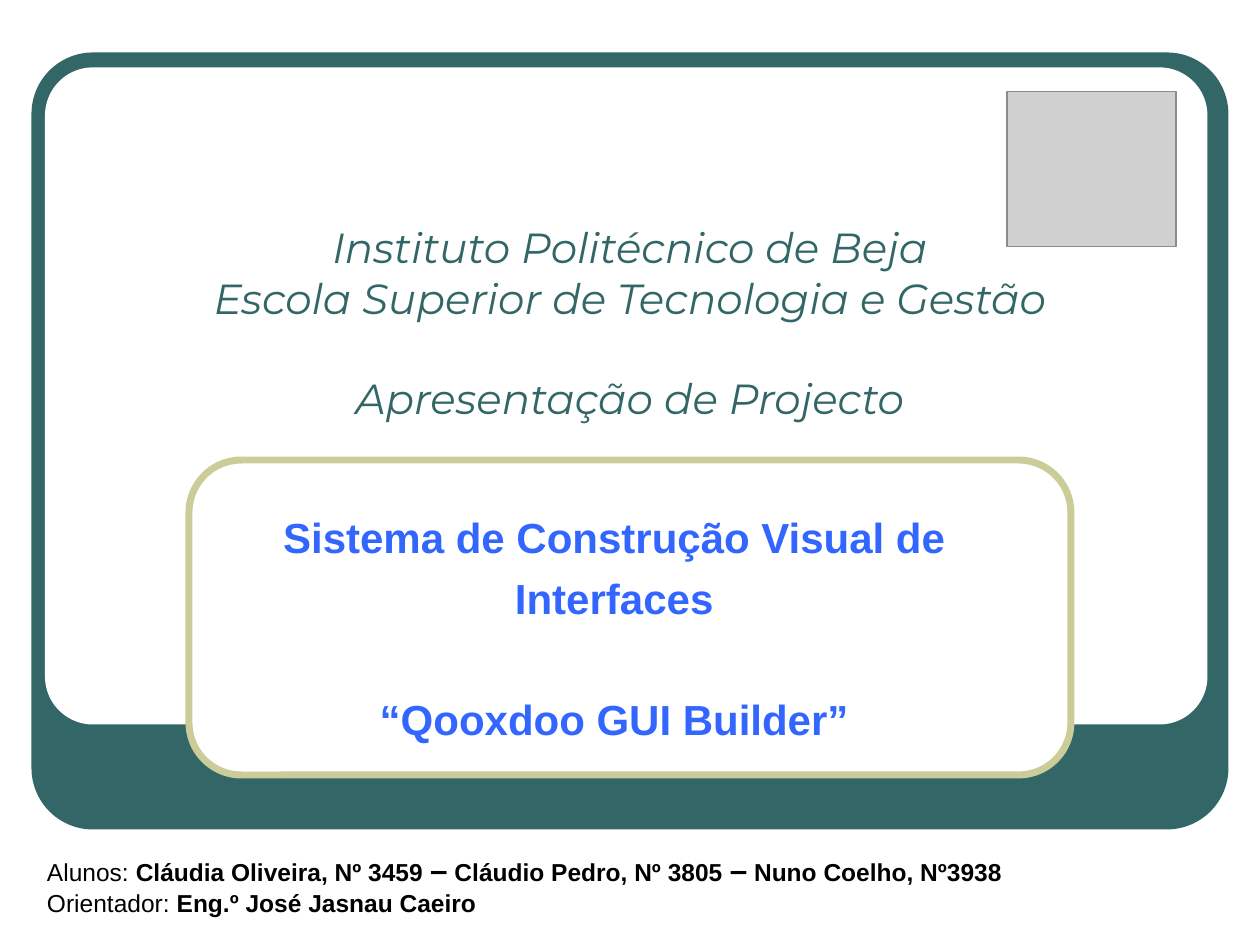
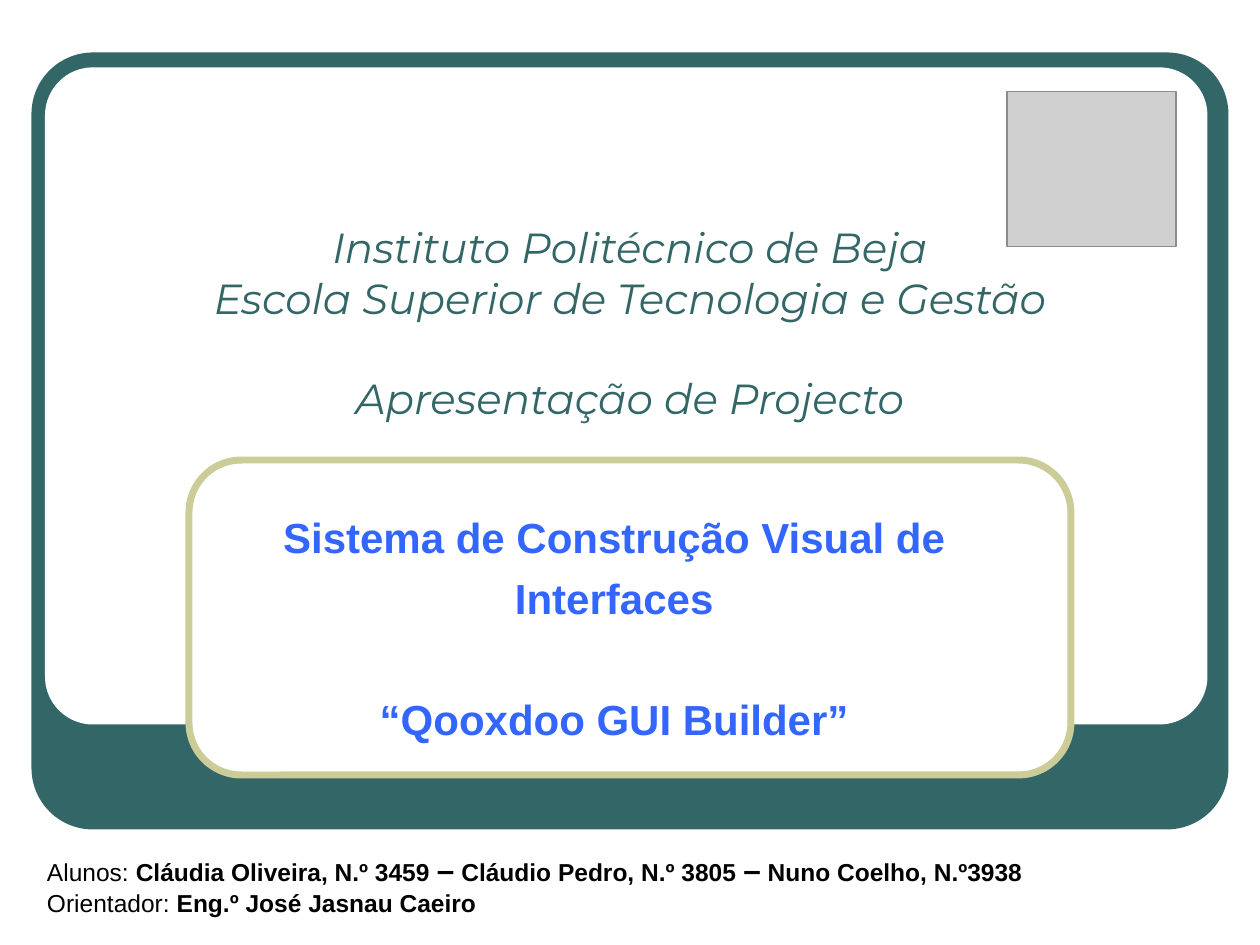
Before and after one commit to cpedro84/qooxdooguibuilder, a slide deck: slide 1 of apresentacao/Apresentação de Projecto.ppt. Drawn at 1260x945 pixels with LibreOffice and Linux fonts; fonts in the diff are those of the drawing; grey boxes stand for pictures; background and template pictures are left out. Boxes give left, top, right and bottom in pixels: in the first picture for what was removed or moved away, otherwise in the second. Text is boxed around its words. In the diff, an @@ line names an element or a change of style, - is before the commit and + after.

```diff
--- a/apresentacao/Apresentação de Projecto.ppt
+++ b/apresentacao/Apresentação de Projecto.ppt
@@ text at [47,863,1022,885]: text changed @@
-Alunos: Cláudia Oliveira, Nº 3459 – Cláudio Pedro, Nº 3805 – Nuno Coelho, Nº3938
+Alunos: Cláudia Oliveira, N.º 3459 – Cláudio Pedro, N.º 3805 – Nuno Coelho, N.º3938
```
Also in this commit, not shown: 8 other slides changed.
